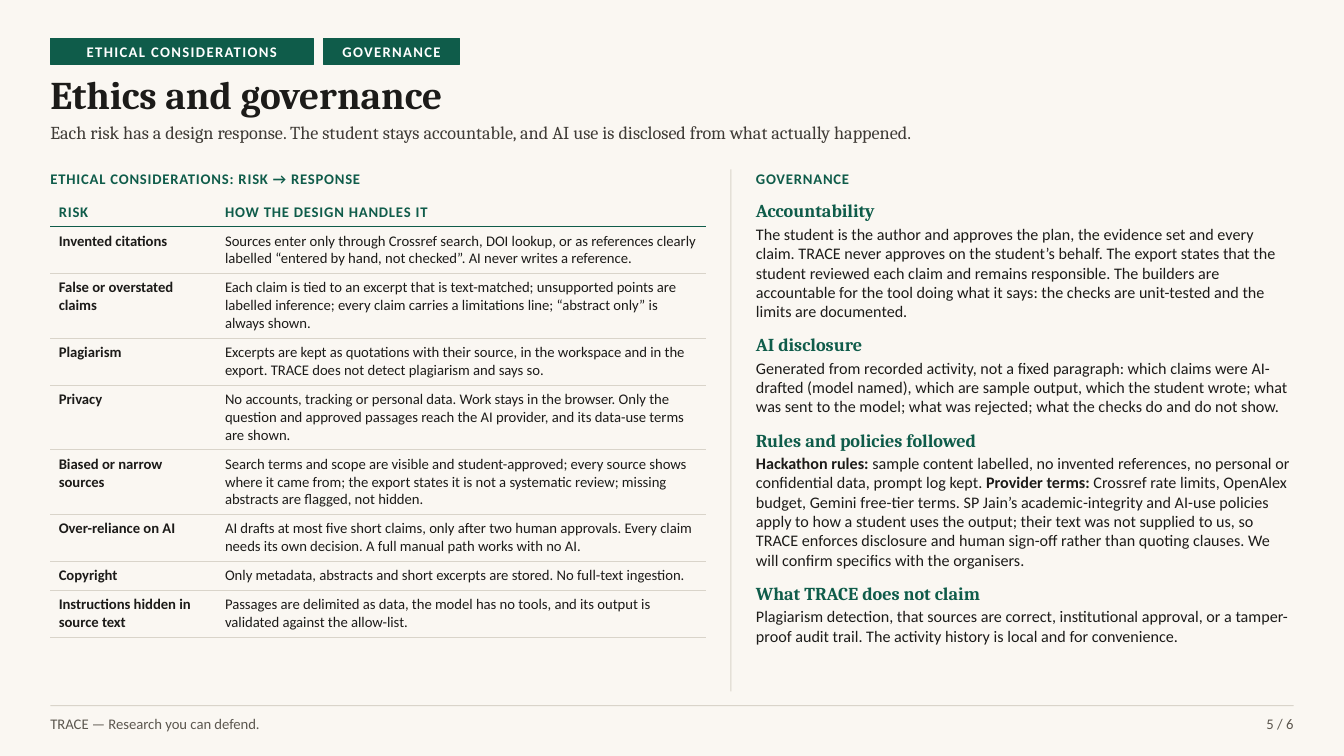
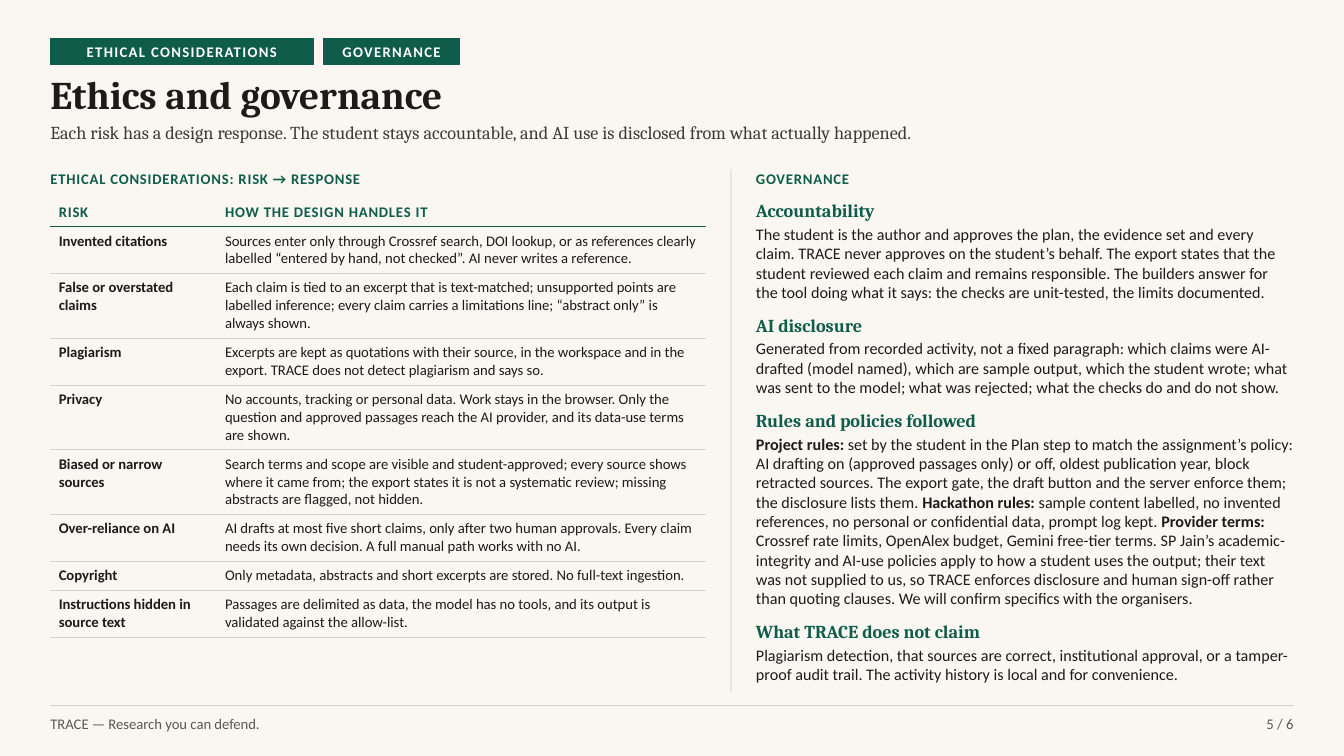
Before and after one commit to mercydeez/trace-hackathon, a slide deck: slide 5 of submissions/phase-1-deck.pptx. Drawn at 1344x756 pixels with LibreOffice and Linux fonts; fonts in the diff are those of the drawing. Boxes give left, top, right and bottom in pixels: in the first picture for what was removed or moved away, otherwise in the second. Text is boxed around its words. In the diff, an @@ line names an element or a change of style, - is before the commit and + after.

```diff
--- a/submissions/phase-1-deck.pptx
+++ b/submissions/phase-1-deck.pptx
@@ text at bbox=[756, 228, 1275, 301]: text changed @@
-The student is the author and approves the plan, the evidence set and every claim. TRACE never approves on the student’s behalf. The export states that the student reviewed each claim and remains responsible. The builders are accountable for the tool doing what it says: the checks are unit-tested and the limits are documented.
+The student is the author and approves the plan, the evidence set and every claim. TRACE never approves on the student’s behalf. The export states that the student reviewed each claim and remains responsible. The builders answer for the tool doing what it says: the checks are unit-tested, the limits documented.
@@ text at bbox=[756, 438, 1293, 607]: text changed @@
-Hackathon rules: sample content labelled, no invented references, no personal or confidential data, prompt log kept. Provider terms: Crossref rate limits, OpenAlex budget, Gemini free-tier terms. SP Jain’s academic-integrity and AI-use policies apply to how a student uses the output; their text was not supplied to us, so TRACE enforces disclosure and human sign-off rather than quoting clauses. We will confirm specifics with the organisers.
+Project rules: set by the student in the Plan step to match the assignment’s policy: AI drafting on (approved passages only) or off, oldest publication year, block retracted sources. The export gate, the draft button and the server enforce them; the disclosure lists them. Hackathon rules: sample content labelled, no invented references, no personal or confidential data, prompt log kept. Provider terms: Crossref rate limits, OpenAlex budget, Gemini free-tier terms. SP Jain’s academic-integrity and AI-use policies apply to how a student uses the output; their text was not supplied to us, so TRACE enforces disclosure and human sign-off rather than quoting clauses. We will confirm specifics with the organisers.
```
Also in this commit, not shown: 4 other slides changed, 2 other files.
